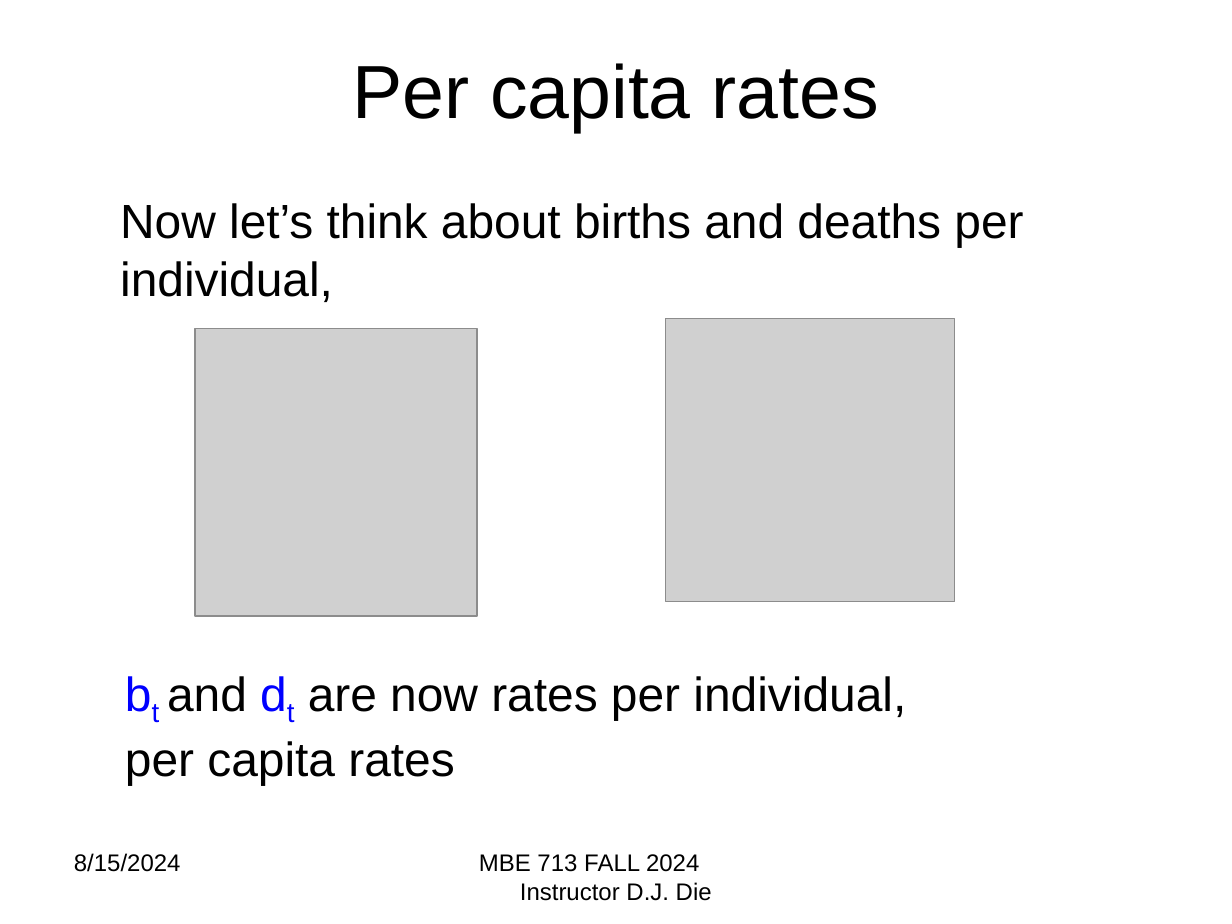
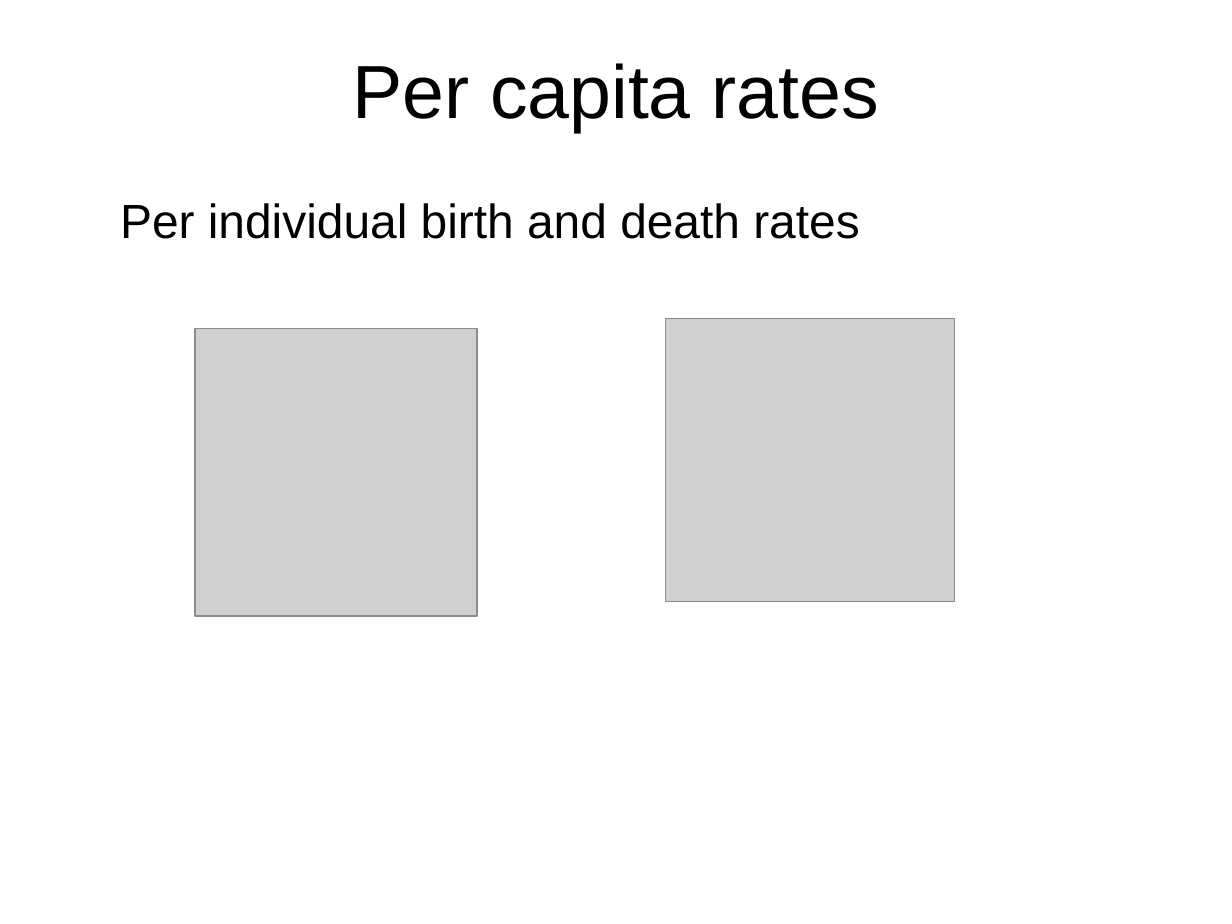
Before and after one commit to ebabcock/MBE713Population-Dynamics, a slide deck: slide 4 of Module3_exponential_growth/2.Exponential Growth.pptx. Drawn at 1232x924 pixels with LibreOffice and Linux fonts; fonts in the diff are those of the drawing; grey boxes stand for pictures. Boxes give left, top, right and bottom in pixels: in the first picture for what was removed or moved away, otherwise in the second. Text is boxed around its words. In the diff, an @@ line names an element or a change of style, - is before the commit and + after.

```diff
--- a/Module3_exponential_growth/2.Exponential Growth.pptx
+++ b/Module3_exponential_growth/2.Exponential Growth.pptx
@@ text at bbox=[120, 203, 859, 239]: text changed @@
-Now let’s think about births and deaths per individual,
+Per individual birth and death rates
@@ text removed at bbox=[125, 676, 906, 785] @@
-bt and dt are now rates per individual, per capita rates
@@ text removed at bbox=[74, 853, 181, 872] @@
-8/15/2024
@@ text removed at bbox=[479, 854, 712, 901] @@
-MBE 713 FALL 2024 Instructor D.J. Die
```
Also in this commit, not shown: 7 other slides changed, 3 slides added, 1 slide removed, 25 other files.
